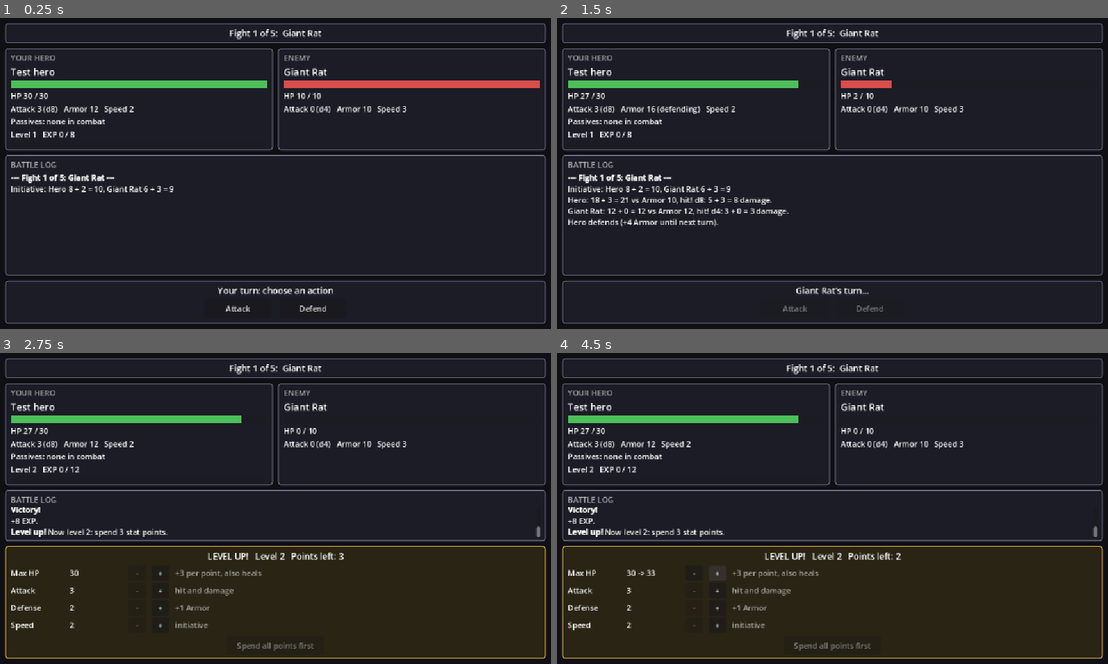
Above: before the commit, frames 1-4 (two rows, left to right).
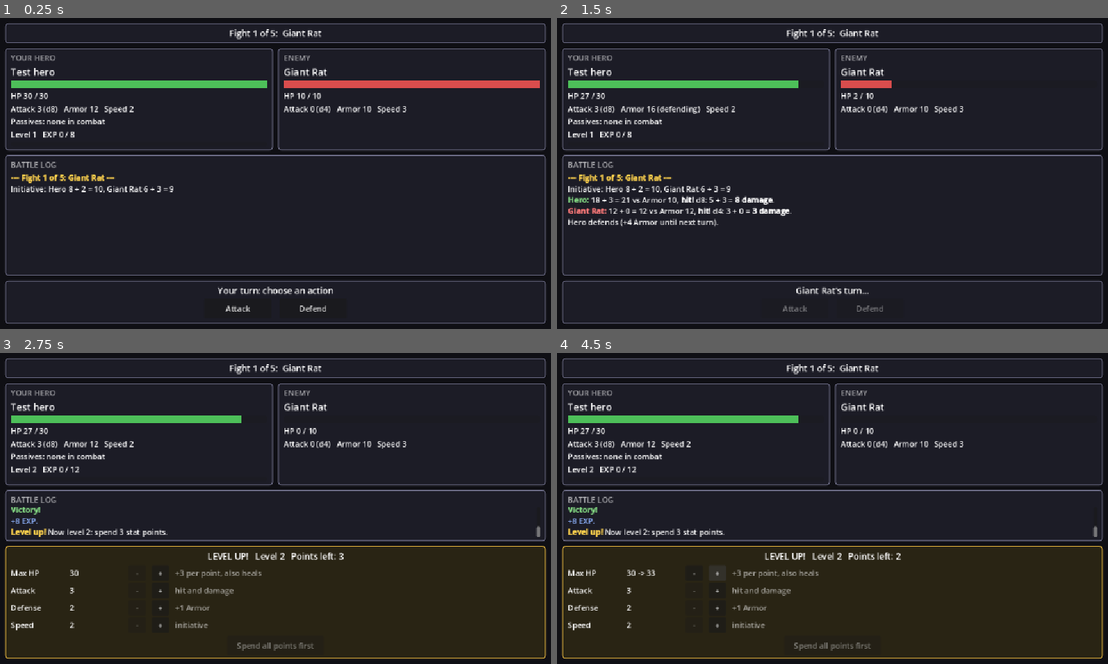
Above: after the commit, the same moments.

Repository: khasmn/project-k
Game: Godot game, scene res://scenes/combat/combat.tscn
The game is run twice, just before and just after one commit, with the same random seed, the same clock (stepped at 60 frames per second) and the same inputs. This scene is started directly instead of the project's main scene.
Inputs:
- Up to frame 1 (0.25 s): no input
- Up to frame 2 (1.5 s): click "Attack" at 0.5 s; click "Defend" at 1.25 s
- Up to frame 3 (2.75 s): click "Attack" at 2 s
- Up to frame 4 (4.5 s): click "+" at 2.75 s; click "-" at 3.5 s; click "+" at 4.25 s

The runs differ from the first frame. In frame 1, 0.2% of the frame differs, in the area x 2-21%, y 50-54%; in frame 2, 1.2%, in the area x 2-43%, y 50-64%; in frame 3, 0.2%; in frame 4, 0.2%.

Commit message:
Color and bold the battle log
Co-Authored-By: Claude Opus 5.5 <noreply@anthropic.com>

Diff:
--- a/scripts/combat/combat_screen.gd
+++ b/scripts/combat/combat_screen.gd
@@ -3,6 +3,13 @@
 
 const ENEMY_TURN_DELAY: float = 0.6
 const CREATION_SCENE: String = "res://scenes/character/character_creation.tscn"
+## Battle log colors (BBCode: the log understands tags like [b]bold[/b] and [color=#hex]text[/color]).
+const HERO_COLOR: String = "#7fd17f"
+const ENEMY_COLOR: String = "#ff7a7a"
+const GOLD: String = "#ffd34d"
+const GRAY: String = "#8a8a8a"
+const PASSIVE_COLOR: String = "#6fd3ff"
+const EXP_COLOR: String = "#8fb4ff"
 
 var hero: Combatant
 var enemy: Combatant
@@ -26,7 +33,8 @@
 	_clear_choices()
 	%Buttons.show()
 	%Title.text = "Fight %d of %d:  %s" % [Run.fight_number, Run.FIGHTS.size(), enemy.display_name]
-	_log("[b]--- Fight %d of %d: %s ---[/b]" % [Run.fight_number, Run.FIGHTS.size(), enemy.display_name])
+	_log("[color=%s][b]--- Fight %d of %d: %s ---[/b][/color]" % [
+		GOLD, Run.fight_number, Run.FIGHTS.size(), enemy.display_name])
 	_update_labels()
 
 	# Initiative: d20 + Speed, highest goes first. Ties go to the enemy, unless the hero wins ties (Elf).
@@ -85,7 +93,7 @@
 	_log(enemy.strike(hero))
 	_update_labels()
 	if not hero.is_alive():
-		_log("[b]Defeated![/b] Run over at fight %d of %d." % [Run.fight_number, Run.FIGHTS.size()])
+		_log("[color=" + ENEMY_COLOR + "][b]Defeated![/b][/color] Run over at fight %d of %d." % [Run.fight_number, Run.FIGHTS.size()])
 		%TurnLabel.text = "Defeated! Your run is over."
 		_add_choice("New hero", _new_hero)
 	else:
@@ -93,22 +101,22 @@
 
 
 func _win() -> void:
-	_log("[b]Victory![/b]")
+	_log("[color=%s][b]Victory![/b][/color]" % HERO_COLOR)
 	var heal_text: String = hero.win_fight()
 	if heal_text != "":
 		_log(heal_text)
 	fight_won = true
 	if Run.is_last_fight():
-		_log("[b]Run complete![/b] You beat all %d fights." % Run.FIGHTS.size())
+		_log("[color=" + GOLD + "][b]Run complete![/b][/color] You beat all %d fights." % Run.FIGHTS.size())
 		%TurnLabel.text = "Run complete! You beat all %d fights." % Run.FIGHTS.size()
 		_add_choice("New hero", _new_hero)
 		_update_labels()
 		return
 	var levels: int = Run.gain_exp(enemy.exp_reward)
-	_log("+%d EXP." % enemy.exp_reward)
+	_log("[color=%s]+%d EXP.[/color]" % [EXP_COLOR, enemy.exp_reward])
 	_update_labels()
 	if levels > 0:
-		_log("[b]Level up![/b] Now level %d: spend %d stat points." % [Run.level, levels * Run.POINTS_PER_LEVEL])
+		_log("[color=" + GOLD + "][b]Level up![/b][/color] Now level %d: spend %d stat points." % [Run.level, levels * Run.POINTS_PER_LEVEL])
 		%ActionPanel.hide()
 		%LevelUpPanel.open(hero, levels * Run.POINTS_PER_LEVEL)
 	else:
@@ -173,4 +181,18 @@
 
 
 func _log(text: String) -> void:
-	%Log.append_text(text + "\n")
+	%Log.append_text(_highlight(text) + "\n")
+
+
+## Color names, passives, hits, misses and damage so a log line is easy to scan.
+func _highlight(text: String) -> String:
+	for passive in hero.passive_names.values():
+		text = text.replace(passive, "[color=%s]%s[/color]" % [PASSIVE_COLOR, passive])
+	text = text.replace(hero.display_name + ":", "[color=%s][b]%s:[/b][/color]" % [HERO_COLOR, hero.display_name])
+	text = text.replace(enemy.display_name + ":", "[color=%s][b]%s:[/b][/color]" % [ENEMY_COLOR, enemy.display_name])
+	text = text.replace("CRITICAL HIT", "[color=%s][b]CRITICAL HIT[/b][/color]" % GOLD)
+	text = text.replace("hit!", "[b]hit![/b]")
+	text = text.replace("automatic miss!", "[color=%s]automatic miss![/color]" % GRAY)
+	text = text.replace(", miss.", ", [color=%s]miss.[/color]" % GRAY)
+	var damage: RegEx = RegEx.create_from_string("= (\\d+) damage")
+	return damage.sub(text, "= [b]$1 damage[/b]", true)
